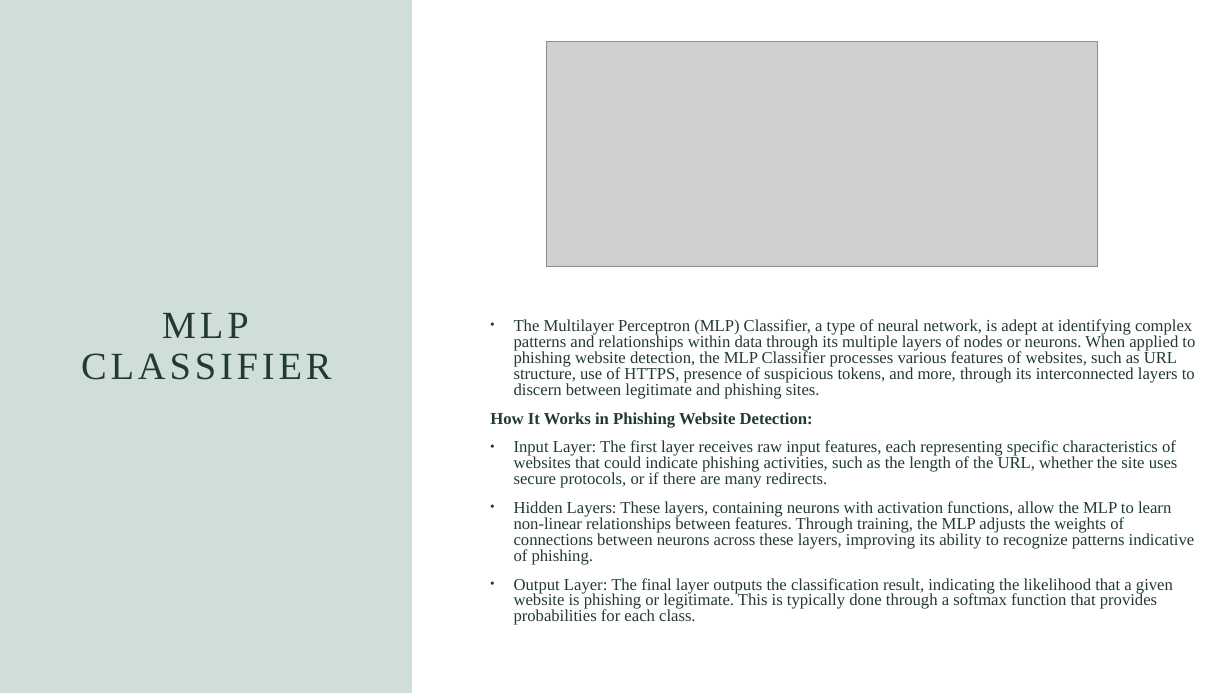
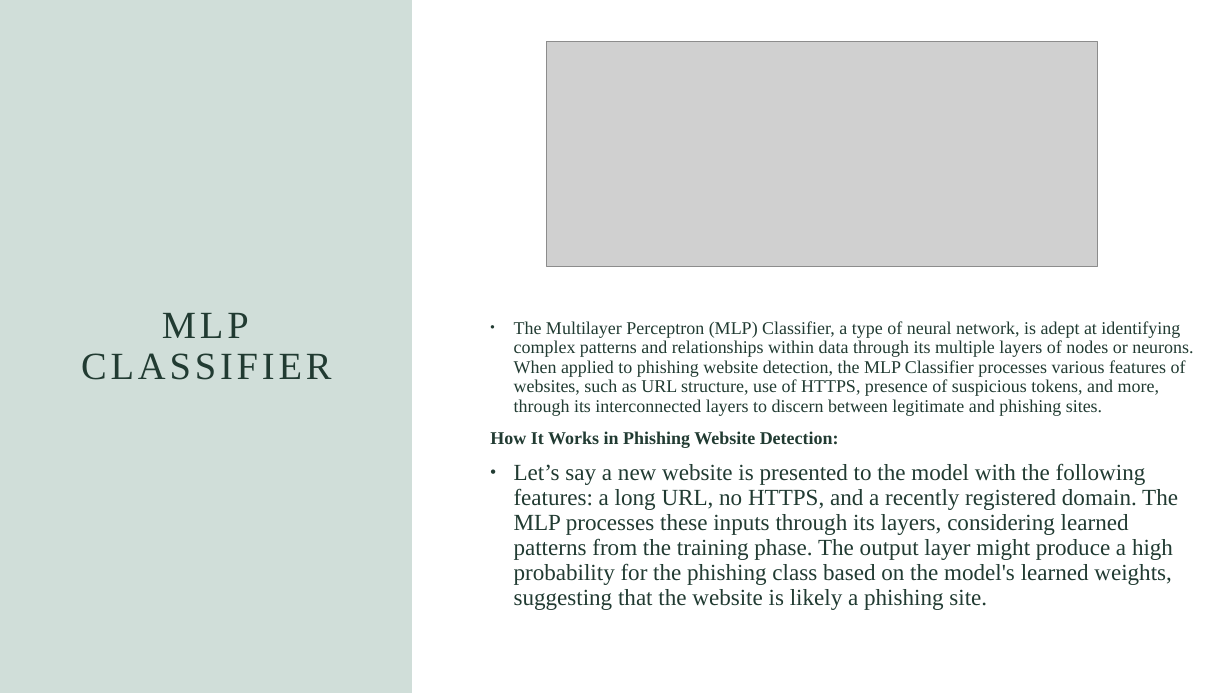
Before and after one commit to mpriyankapatil/ISU-Software_Project_2024, a slide deck: slide 17 of Week 6 .pptx (slide 16 before the commit). Drawn at 1232x693 pixels with LibreOffice and Linux fonts; fonts in the diff are those of the drawing; grey boxes stand for pictures. Boxes give left, top, right and bottom in pixels: in the first picture for what was removed or moved away, otherwise in the second. Text is boxed around its words. In the diff, an @@ line names an element or a change of style, - is before the commit and + after.

```diff
--- a/Week 6 .pptx
+++ b/Week 6 .pptx
@@ text at bbox=[490, 321, 1193, 448]: size 12.9 to 14 pt in "The Multilayer Perceptron (MLP) Classifier, a type ...", "How It Works in Phishing Website Detection:"; line spacing 0.8 to 0.9 @@
@@ text at bbox=[514, 463, 1178, 610]: text changed; size 12.9 to 18 pt @@
-• Input Layer: The first layer receives raw input features, each representing specific characteristics of websites that could indicate phishing activities, such as the length of the URL, whether the site uses secure protocols, or if there are many redirects.
-• Hidden Layers: These layers, containing neurons with activation functions, allow the MLP to learn non-linear relationships between features. Through training, the MLP adjusts the weights of connections between neurons across these layers, improving its ability to recognize patterns indicative of phishing.
-• Output Layer: The final layer outputs the classification result, indicating the likelihood that a given website is phishing or legitimate. This is typically done through a softmax function that provides probabilities for each class.
+• Let’s say a new website is presented to the model with the following features: a long URL, no HTTPS, and a recently registered domain. The MLP processes these inputs through its layers, considering learned patterns from the training phase. The output layer might produce a high probability for the phishing class based on the model's learned weights, suggesting that the website is likely a phishing site.
```
Also in this commit, not shown: 7 slides added, 1 other file.
